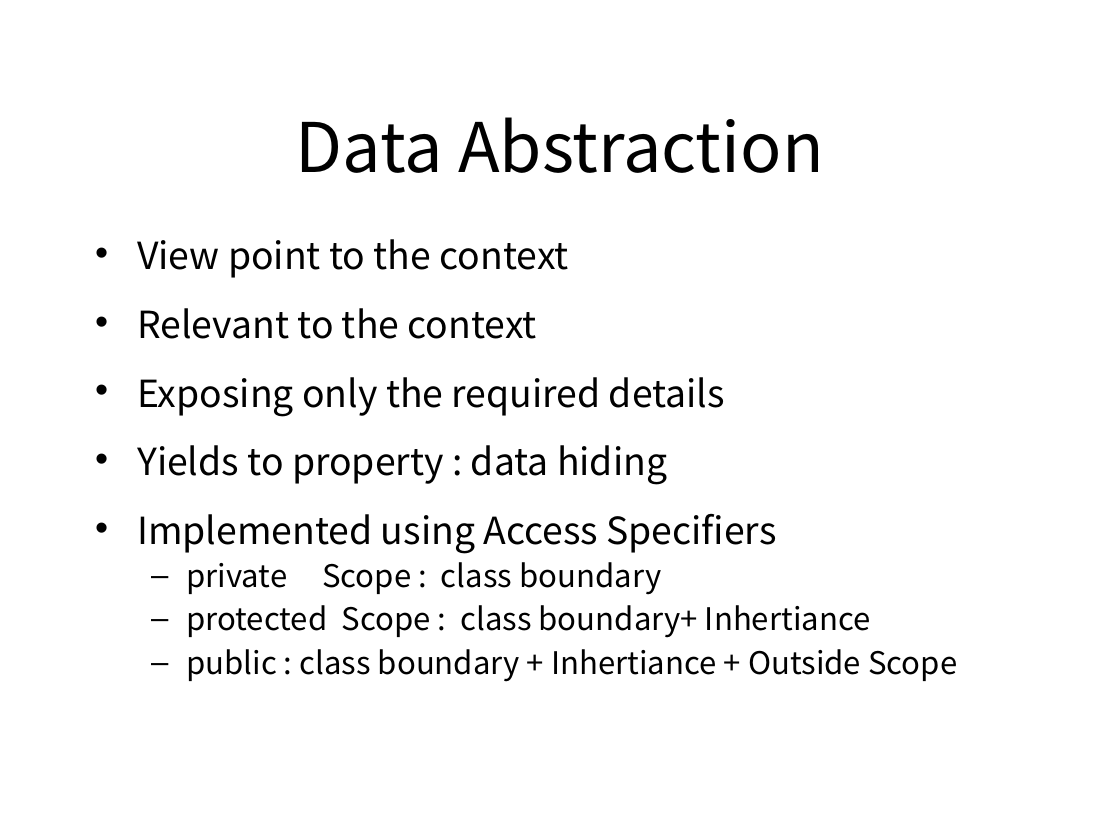
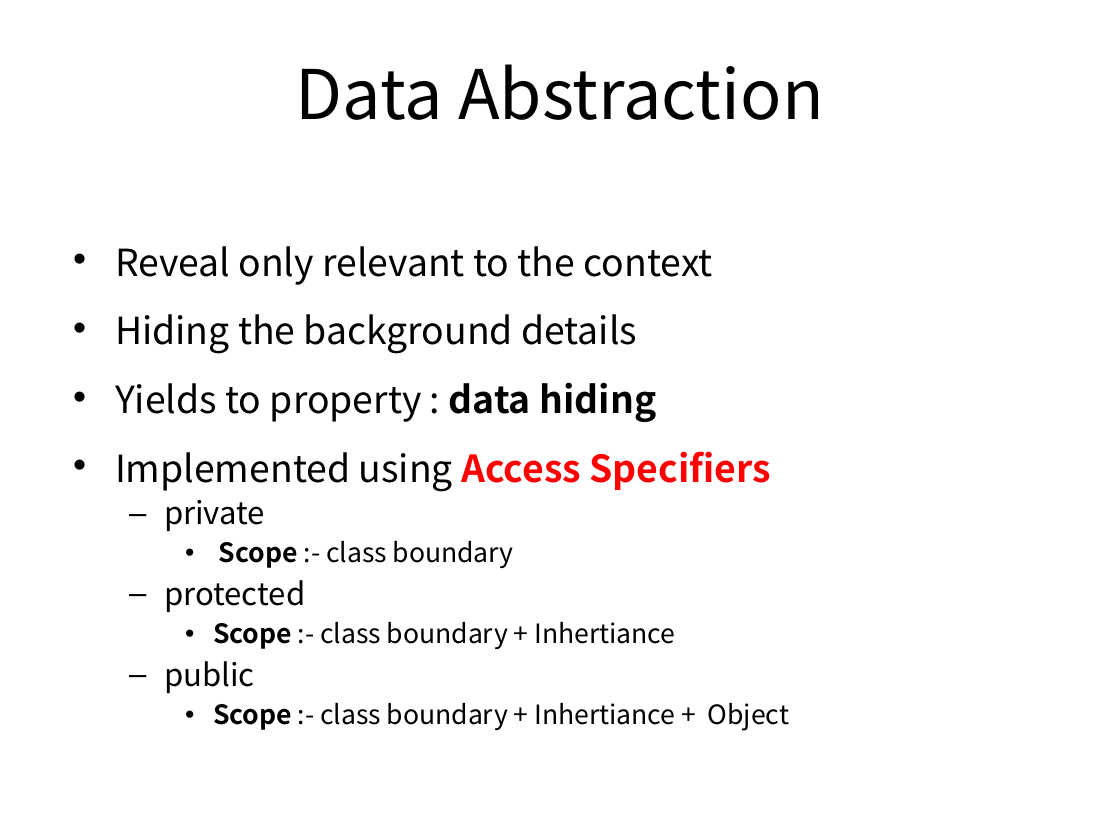
Before and after one commit to pankajfri/Training-Materials, a slide deck: slide 9 of Objected Oriented Programming Concepts Using C++ & Data Structures/OOPs with C++.pptx. Drawn at 1120x840 pixels with LibreOffice and Linux fonts; fonts in the diff are those of the drawing; background and template pictures are left out. Boxes give left, top, right and bottom in pixels: in the first picture for what was removed or moved away, otherwise in the second. Text is boxed around its words. In the diff, an @@ line names an element or a change of style, - is before the commit and + after.

```diff
--- a/Objected Oriented Programming Concepts Using C++ & Data Structures/OOPs with C++.pptx
+++ b/Objected Oriented Programming Concepts Using C++ & Data Structures/OOPs with C++.pptx
@@ title "Data Abstraction": place and size @@
-title "Data Abstraction" at (296,117,823,173)
+title "Data Abstraction" at (296,64,823,120)
@@ text "Reveal only relevant to the ...": place and size @@
-text "Reveal only relevant to the ..." at (137,239,957,682)
+text "Reveal only relevant to the ..." at (115,246,789,731)
@@ text at (115,246,713,354): text changed @@
-• View point to the context
-• Relevant to the context
-• Exposing only the required details
+• Reveal only relevant to the context
+• Hiding the background details
@@ text at (115,382,770,492): bold on in "data hiding", "Access Specifiers"; text colour #000000 to #FF0000 in "Access Specifiers" @@
@@ text at (164,500,789,731): text changed; size 20 to 17.1 pt @@
-  – private Scope : class boundary
-  – protected Scope : class boundary+ Inhertiance
-  – public : class boundary + Inhertiance + Outside Scope
+  – private
+    • Scope :- class boundary
+  – protected
+    • Scope :- class boundary + Inhertiance
+  – public
+    • Scope :- class boundary + Inhertiance + Object
```
Also in this commit, not shown: 8 other slides changed, 3 other files.
